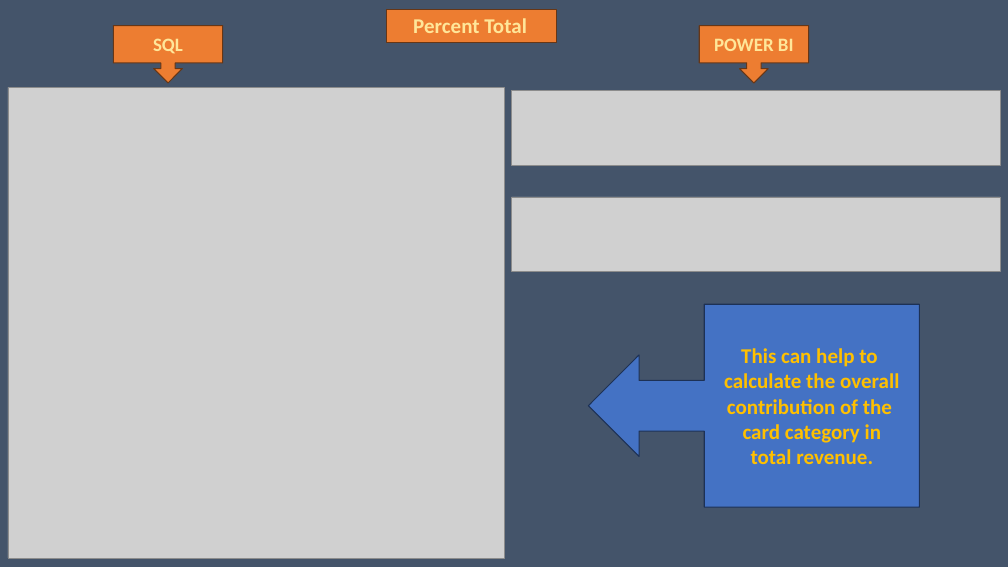
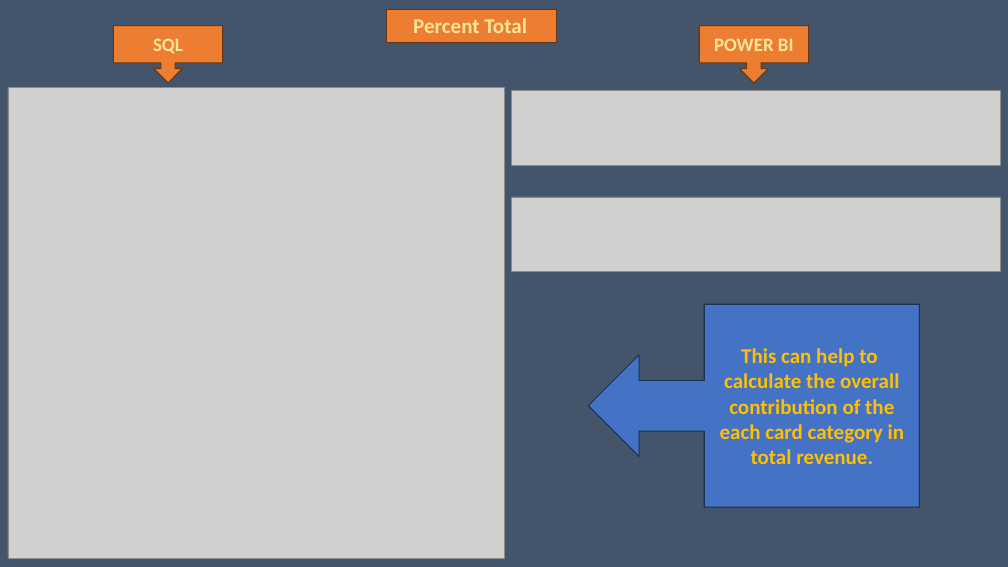
Before and after one commit to KshmaKshma/Credit_Card_Financial_Analysis, a slide deck: slide 17 of CeditCard_tran_cust_analyis_report_presentation.pptx. Drawn at 1008x567 pixels with LibreOffice and Linux fonts; fonts in the diff are those of the drawing; grey boxes stand for pictures. Boxes give left, top, right and bottom in pixels: in the first picture for what was removed or moved away, otherwise in the second. Text is boxed around its words. In the diff, an @@ line names an element or a change of style, - is before the commit and + after.

```diff
--- a/CeditCard_tran_cust_analyis_report_presentation.pptx
+++ b/CeditCard_tran_cust_analyis_report_presentation.pptx
@@ text in left arrow callout at bbox=[720, 424, 904, 443]: text changed @@
-card category in
+each card category in
```
Also in this commit, not shown: 1 other slide changed, 2 other files.
